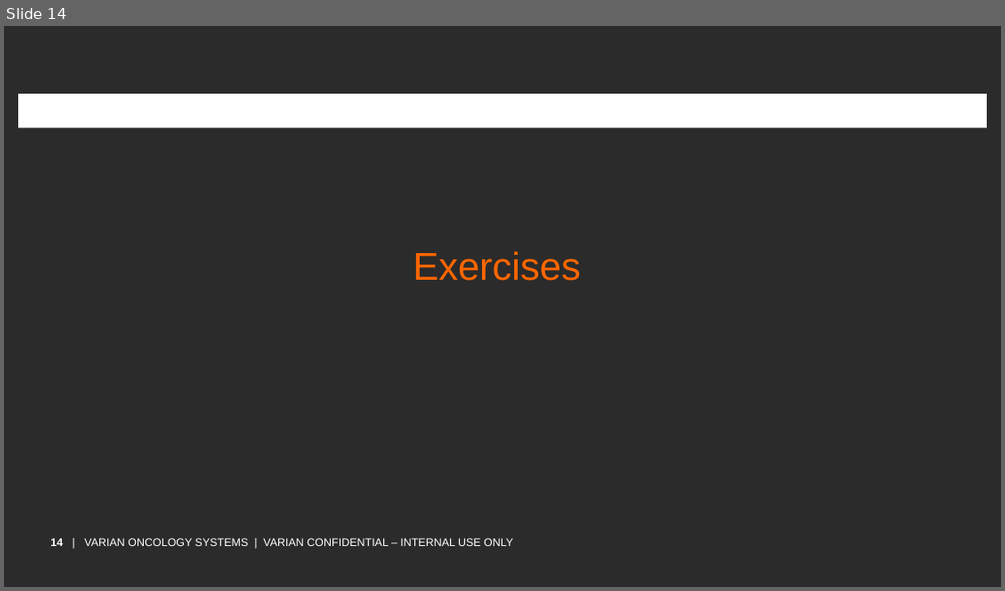
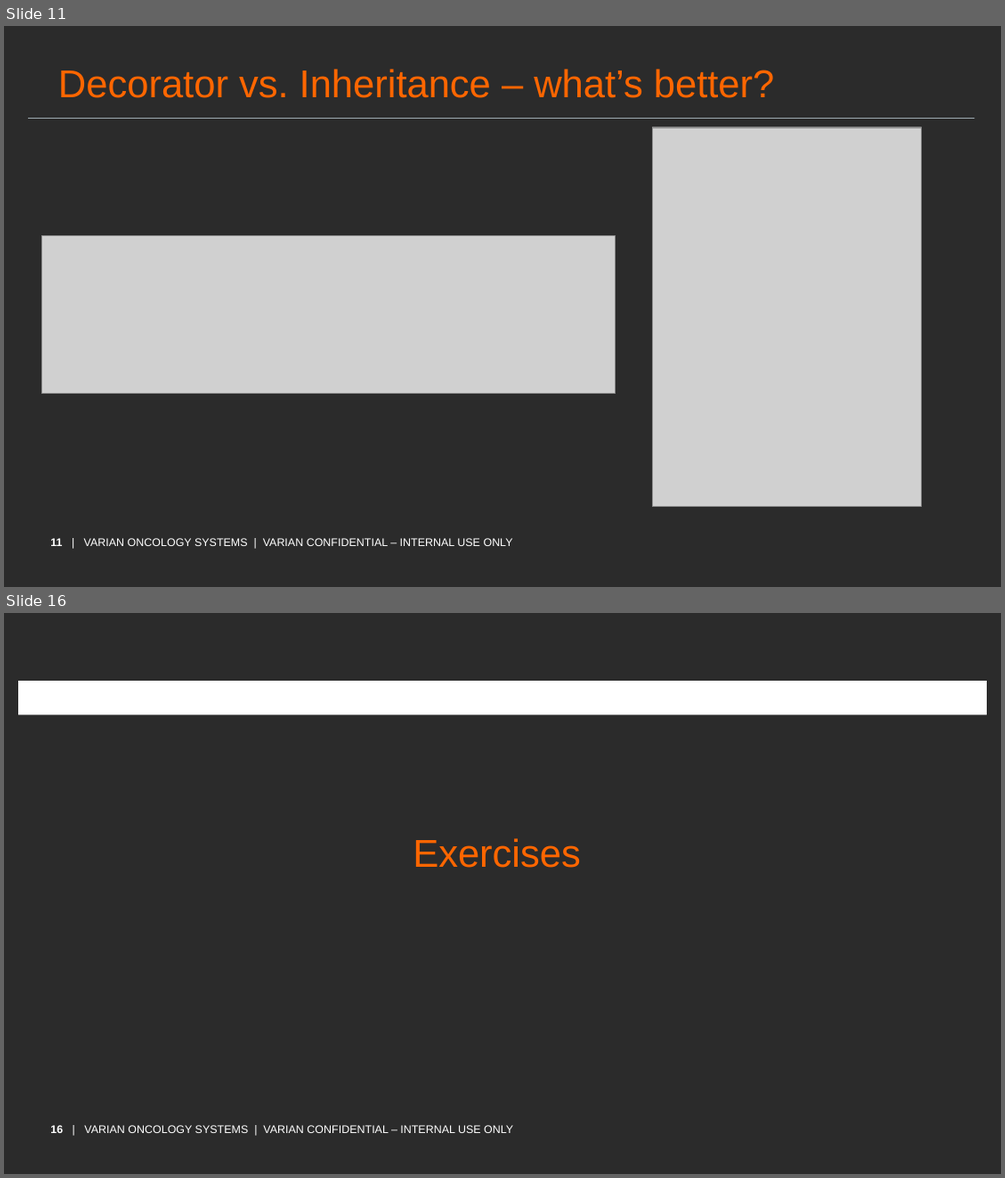
Before and after one commit to PlumpMath/DesignPatterns-230, a slide deck: Presentation/Design Patterns Official.pptx. Shown one above the other, each under a label of ours: slide 14 before the commit, slides 11 and 16 after it; the slides between them are not shown. The pictures are 1005x591 and 1005x1178 pixels, drawn with LibreOffice and Linux fonts; fonts in the diff are those of the drawing; grey boxes stand for pictures; background and template pictures are left out; a plain dark background stands for a picture behind light text. Boxes give left, top, right and bottom in pixels: in the first picture for what was removed or moved away, otherwise in the second. Text is boxed around its words. In the diff, an @@ line names an element or a change of style, - is before the commit and + after.

```diff
--- a/Presentation/Design Patterns Official.pptx
+++ b/Presentation/Design Patterns Official.pptx
@@ slide 11 added at <box>4,26,1001,587</box>, background picture (left out); not listed: 1 template element that a slide beside it also shows @@
@@ title added at <box>58,69,774,98</box>, 28 pt, text #FF6600 @@
+Decorator vs. Inheritance – what’s better?
@@ line added from (28, 118) to (974, 118), #9EABB2 0.5 pt @@
@@ picture added at <box>652,127,920,507</box> @@
@@ picture added at <box>42,235,615,393</box> @@
@@ what was slide 14 is now slide 16 @@
@@ text at <box>50,1125,513,1133</box>: text changed @@
-14 | VARIAN ONCOLOGY SYSTEMS | VARIAN CONFIDENTIAL – INTERNAL USE ONLY
+16 | VARIAN ONCOLOGY SYSTEMS | VARIAN CONFIDENTIAL – INTERNAL USE ONLY
```
Also in this commit, not shown: 5 slides changed, 5 other slides added, 4 slides removed, 11 other files.
